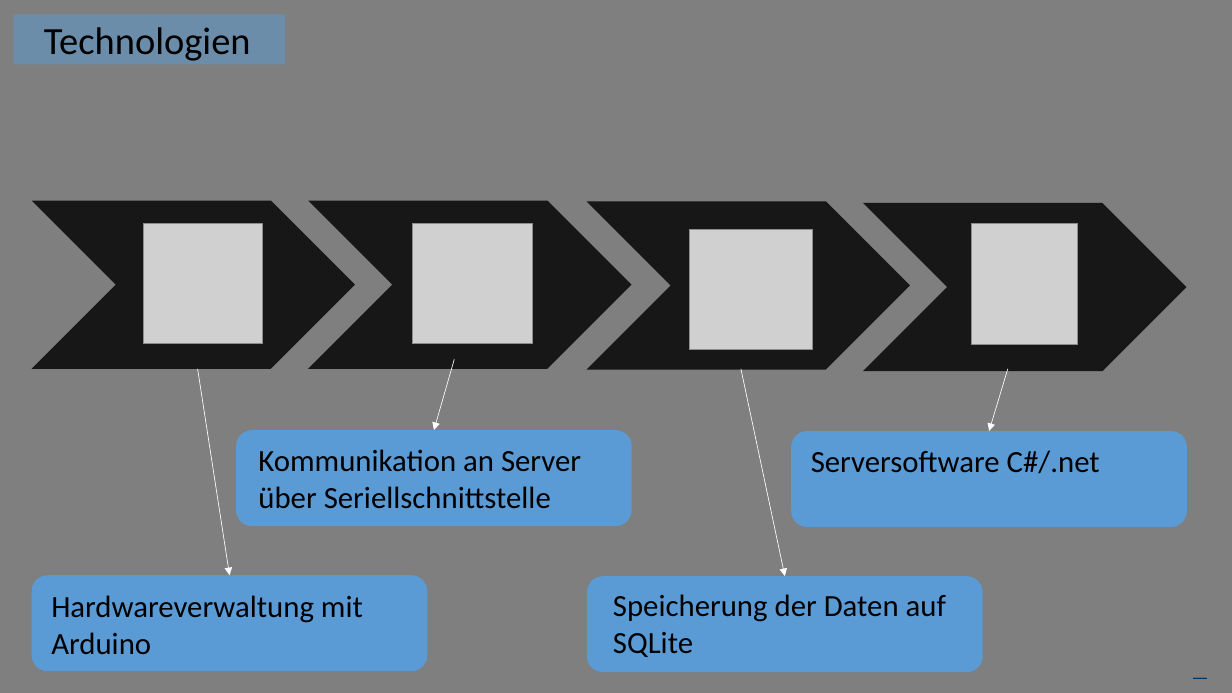
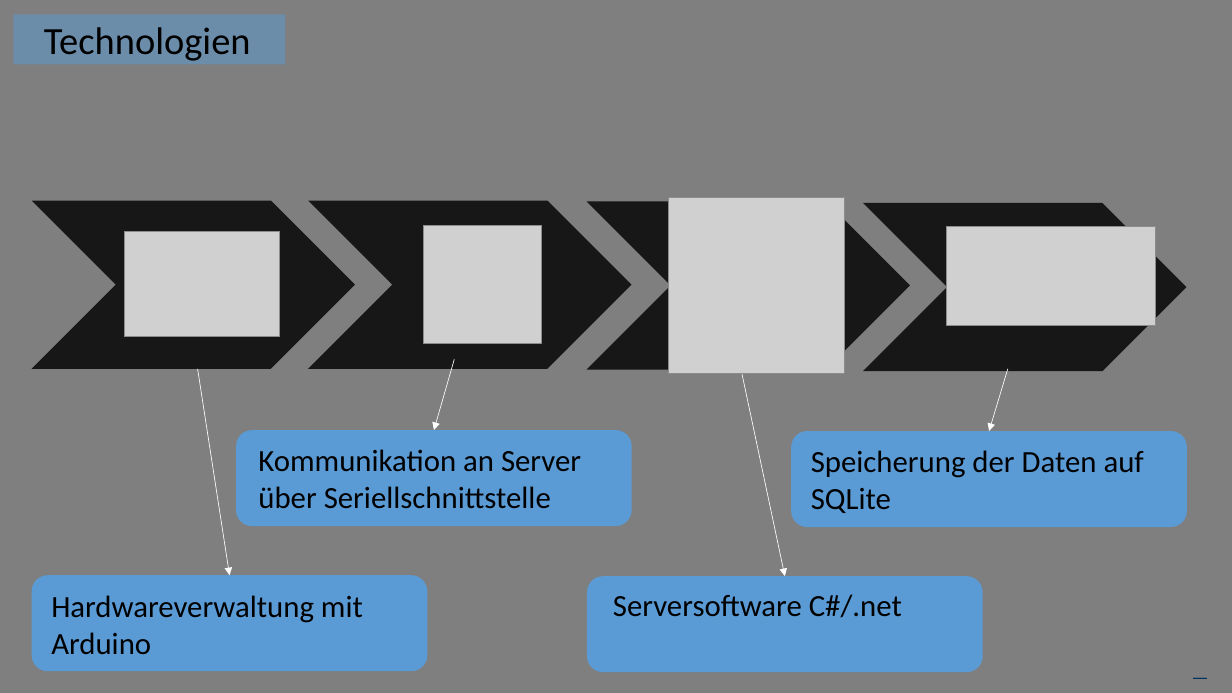
Before and after one commit to mitti2000/RFIDAccessControl, a slide deck: slide 6 of Doku/Präsentation.pptx. Drawn at 1232x693 pixels with LibreOffice and Linux fonts; fonts in the diff are those of the drawing; grey boxes stand for pictures; background and template pictures are left out. Boxes give left, top, right and bottom in pixels: in the first picture for what was removed or moved away, otherwise in the second. Text is boxed around its words. In the diff, an @@ line names an element or a change of style, - is before the commit and + after.

Commit message:
updated presentation

```diff
--- a/Doku/Präsentation.pptx
+++ b/Doku/Präsentation.pptx
@@ picture added at [668,198,845,374] @@
@@ picture: place and size @@
-picture at [143,224,262,344]
+picture at [125,231,279,336]
@@ picture: place and size @@
-picture at [412,224,532,344]
+picture at [423,226,541,343]
@@ picture removed at [689,229,812,349] @@
@@ picture added at [946,226,1155,325] @@
@@ picture removed at [971,224,1078,344] @@
@@ text "Speicherung der Daten auf SQLite": place and size @@
-text "Speicherung der Daten auf SQLite" at [613,594,946,657]
+text "Speicherung der Daten auf SQLite" at [811,450,1144,513]
@@ text "Serversoftware C#/.net": place and size @@
-text "Serversoftware C#/.net" at [811,450,1100,474]
+text "Serversoftware C#/.net" at [613,594,902,618]
```
